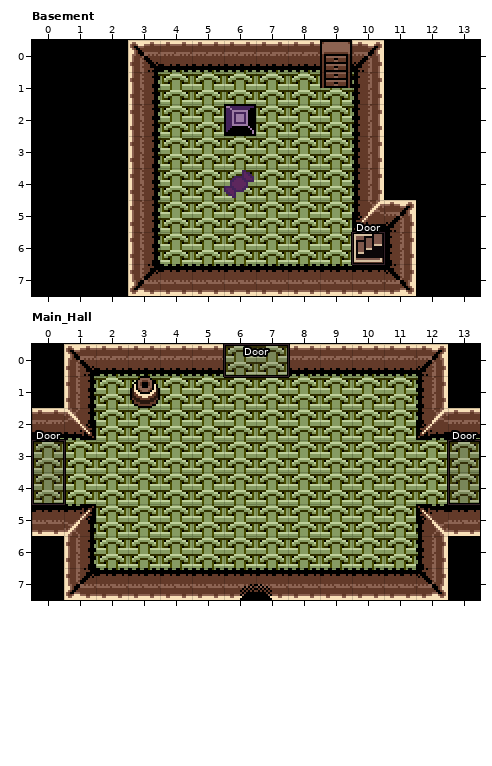
Level history. LDtk project: Resources/new world links awakening.ldtk. Above is the file before it was changed.
Cells are 16x16 px. Shown: Basement x 0..13, y 0..7; Main_Hall x 0..13, y 0..7. The commit also changed other parts of the map, which this record leaves out.
The result:
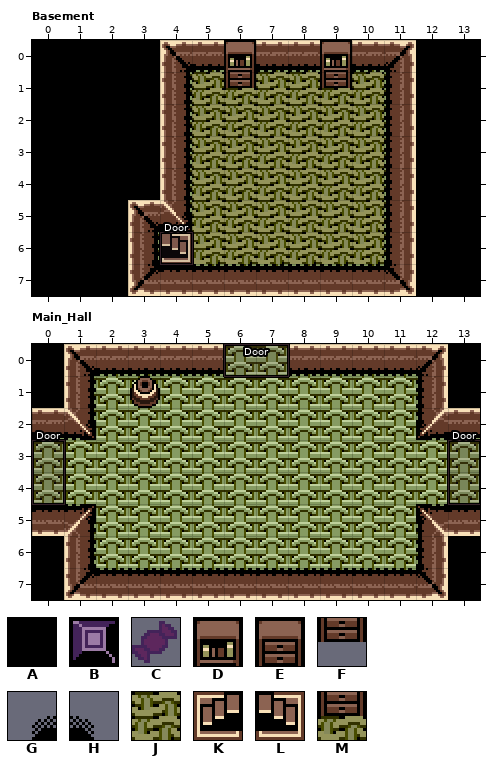
Key: from "Collisions": A 1 "Walls", B 2 "Block"; from "Worldtiles2": C 54, D 59, E 60, F 71, G 81, H 81 flipped left-right, J 87, K 109, L 109 flipped left-right, M 87 under 71.
_ is an empty cell.
Objects are placed by their top-left corner, in cells (3,4 is the top-left corner of cell 3,4); size is 1x1 cell unless given.
Tiles replaced or removed in this view: A, B, E, F, G, H, K.
The edit:
Changed rows in their new state; . is an unchanged cell.
Layer "Collisions", Basement:
first column x 4:
1 A....._
2 A._..._
3 A....._
4 A....._
5 A....._
Layer "Entities", Basement:
changed: "Door" rectangle at 10,6 -> "Door" rectangle at 4,6
changed: C "Item" at 6,4 -> C "Item" at 8,3
Layer "Tiles", Basement:
first column x 4:
0 ..D..D.
1 .JMJJMJ
2 .JJJJJJ
3 .JJJJJJ
4 .JJJJJJ
5 .JJJJJJ
6 LJJJJJJ
Layer "Tiles", Main_Hall:
first column x 6:
7 __
